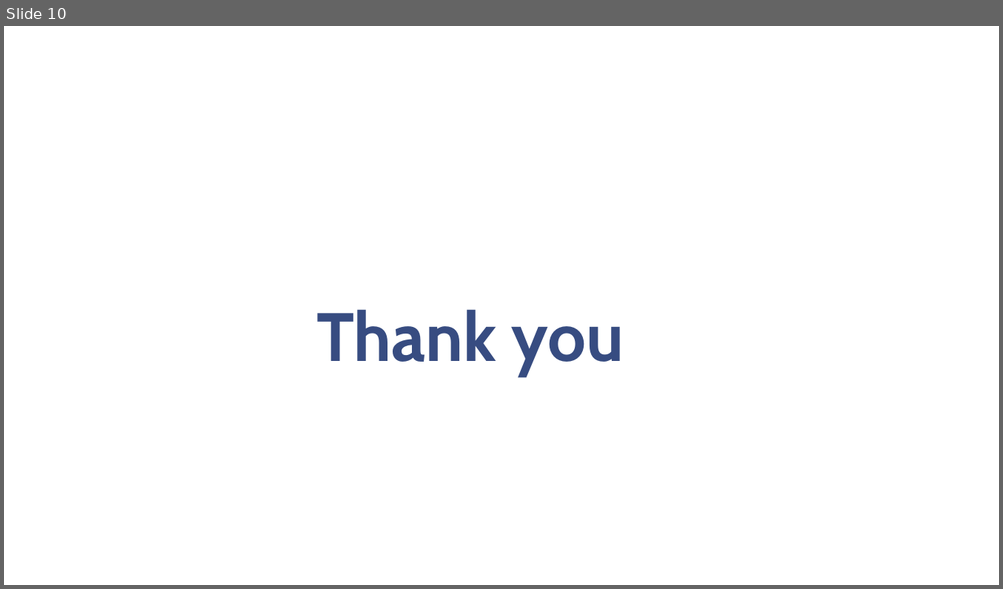
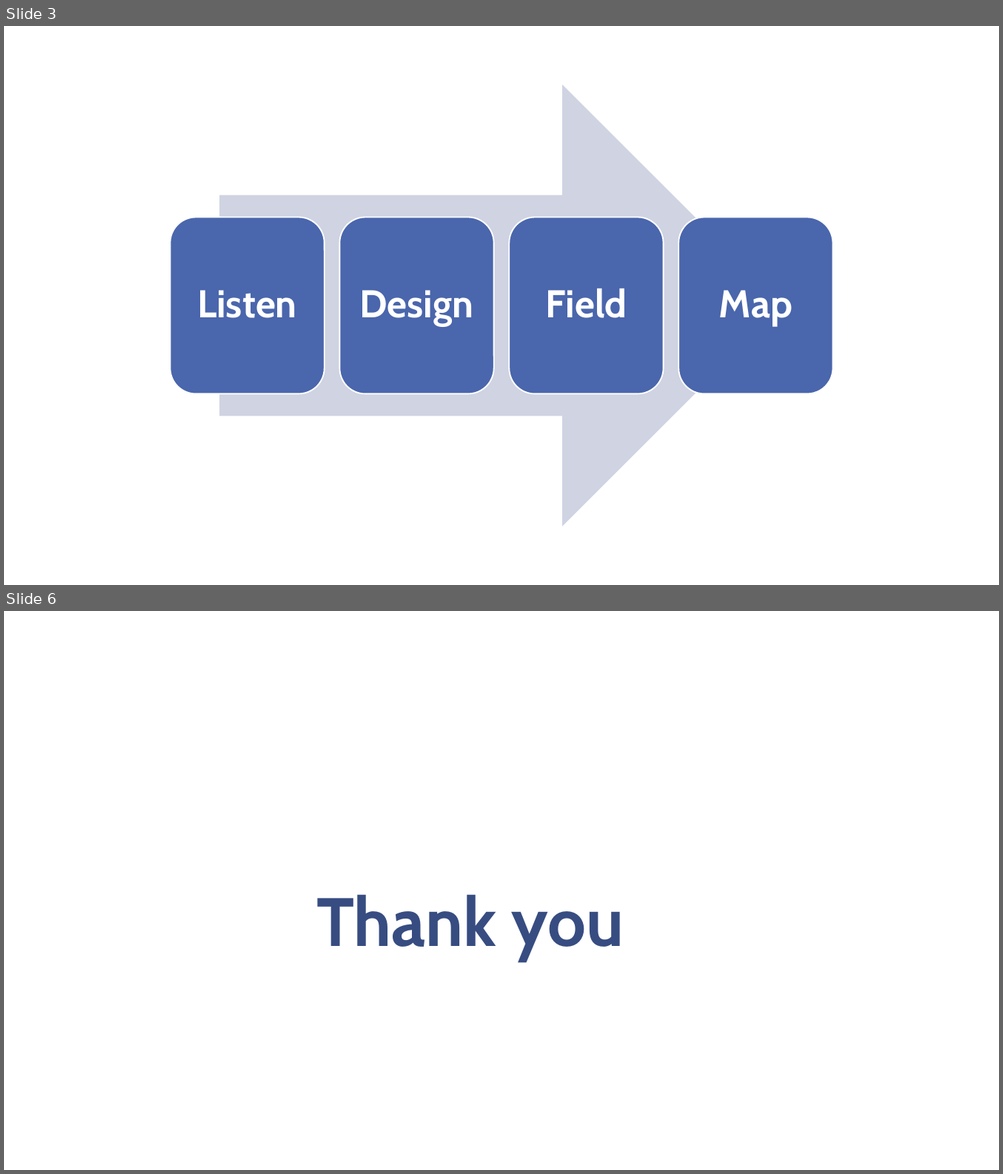
Before and after one commit to kitavidavis/collect-v2, a slide deck: src/assets/Geopsy template.pptx. Shown one above the other, each under a label of ours: slide 10 before the commit, slides 3 and 6 after it; the slides between them are not shown. The pictures are 1003x589 and 1003x1174 pixels, drawn with LibreOffice and Linux fonts; fonts in the diff are those of the drawing; background and template pictures are left out. Boxes give left, top, right and bottom in pixels: in the first picture for what was removed or moved away, otherwise in the second. Text is boxed around its words. In the diff, an @@ line names an element or a change of style, - is before the commit and + after.

```diff
--- a/src/assets/Geopsy template.pptx
+++ b/src/assets/Geopsy template.pptx
@@ slide 3 added at bbox=[4, 26, 999, 585], background #FFFFFF @@
@@ group added at bbox=[170, 84, 833, 526]: 4 rounded rectangles, 4 texts, 1 right arrow @@
+Listen
+Design
+Field
+Map
@@ what was slide 10 is now slide 6 @@
```
Also in this commit, not shown: 2 slides changed, 2 other slides added, 7 slides removed, 2 other files.
